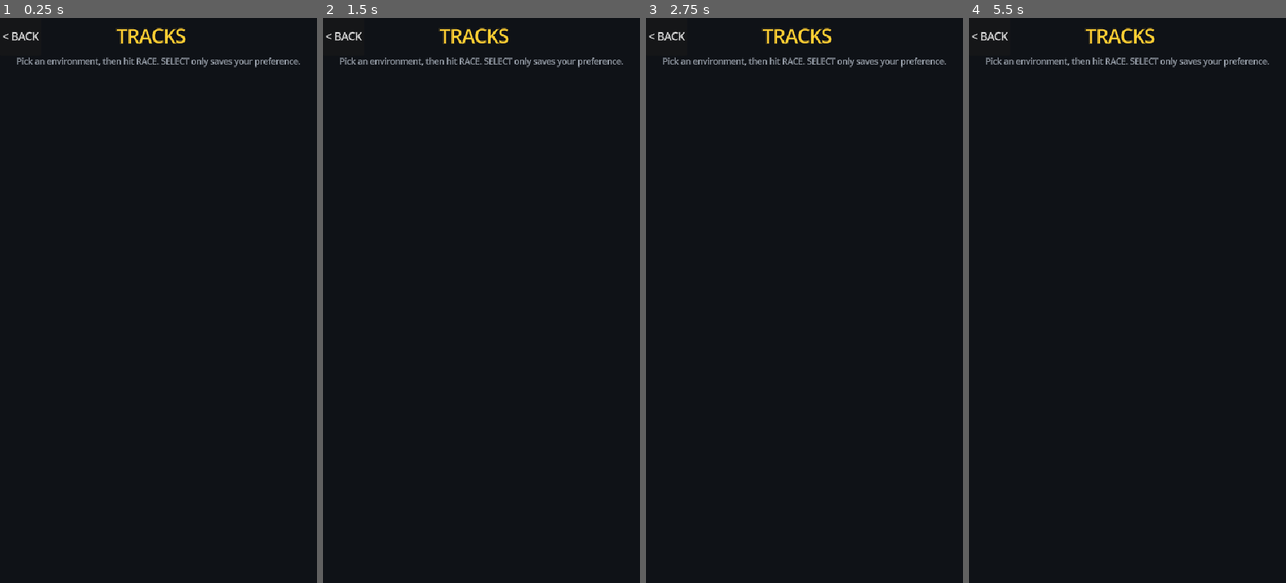
Above: before the commit, frames 1-4 (left to right).
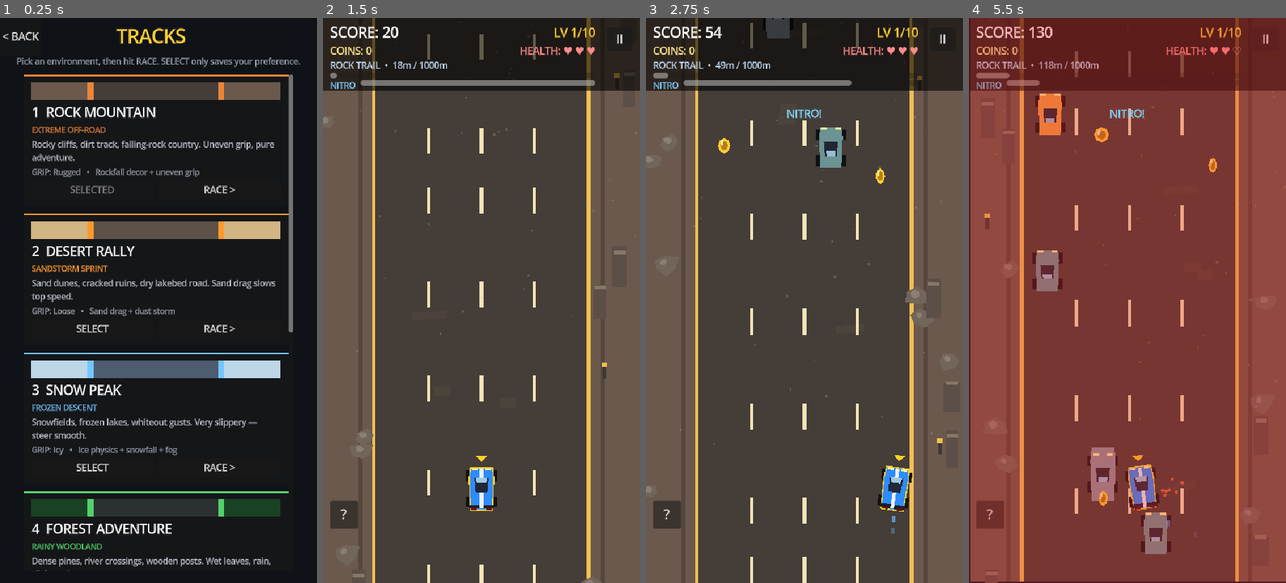
Above: after the commit, the same moments.

Repository: Prayush-Shrestha/2Dcarracing
Game: Godot game, scene res://scenes/menus/Themes.tscn
The game is run twice, just before and just after one commit, with the same random seed, the same clock (stepped at 60 frames per second) and the same inputs. This scene is started directly instead of the project's main scene.
Inputs (mouse positions are in pixels of both pictures, inside the frame that each line leads up to):
- Up to frame 1 (0.25 s): no input
- Up to frame 2 (1.5 s): click (541, 187) at 0.5 s, where only the run after the commit has a clickable "RACE >"; click (386, 373) at 1.25 s, where only the run after the commit has a clickable "GOT IT"
- Up to frame 3 (2.75 s): move the mouse to (874, 272) at 2.02 s; hold D (move_right) from 2.03 s (still down); hold Space (nitro) from 2.03 s (still down)
- Up to frame 4 (5.5 s): move the mouse to (1064, 328) at 2.77 s; release D (move_right) at 2.78 s; release Space (nitro) at 2.78 s; hold A (move_left) 2.78-3.53 s; tap Space (nitro) at 2.85, 4.35 s; move the mouse to (1159, 176) at 3.52 s; hold Space (nitro) 3.53-4.28 s; hold D (move_right) 3.53-5.03 s; move the mouse to (1111, 413) at 4.27 s; move the mouse to (1222, 385) at 5.02 s; hold A (move_left) from 5.03 s (still down); hold Space (nitro) from 5.03 s (still down)

The runs differ from the first frame. In frame 1, 17% of the frame differs, in the area x 7-93%, y 10-98%; in frame 2, 92%; in frame 3, 92%; in frame 4, 100%, in the area x 0-100%, y 0-100%.
Error before the commit: Invalid assignment of property or key 'stretch_ratio' with value of type 'float' on a base object of type 'ColorRect'. (res://scripts/ui/themes.gd:72)

Commit message:
fix: Correct property name for size flags in theme card preview

Diff:
--- a/scripts/ui/themes.gd
+++ b/scripts/ui/themes.gd
@@ -69,7 +69,7 @@
 		var part := ColorRect.new()
 		part.custom_minimum_size = Vector2(0, 30)
 		part.size_flags_horizontal = Control.SIZE_EXPAND_FILL
-		part.stretch_ratio = weights[k]
+		part.size_flags_stretch_ratio = weights[k]
 		part.color = parts[k]
 		preview.add_child(part)
 	# Title row: index badge + name + tagline.
